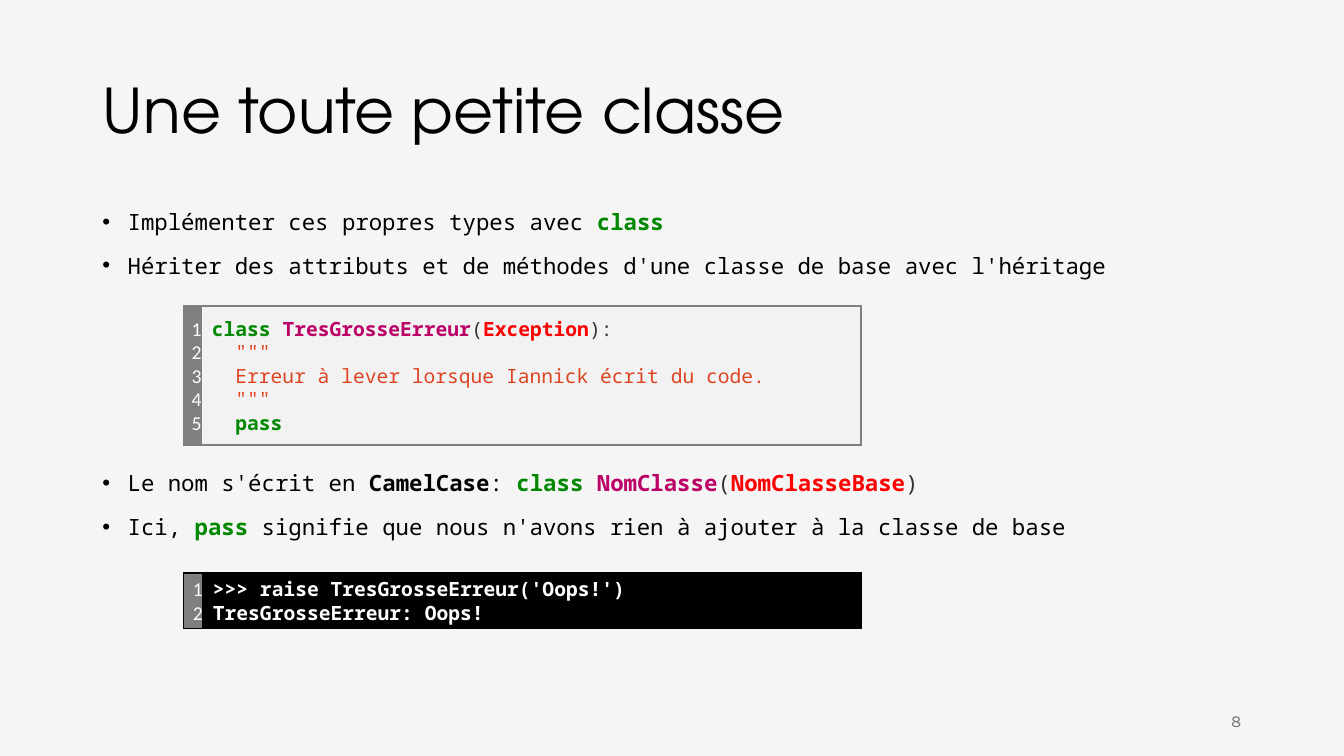
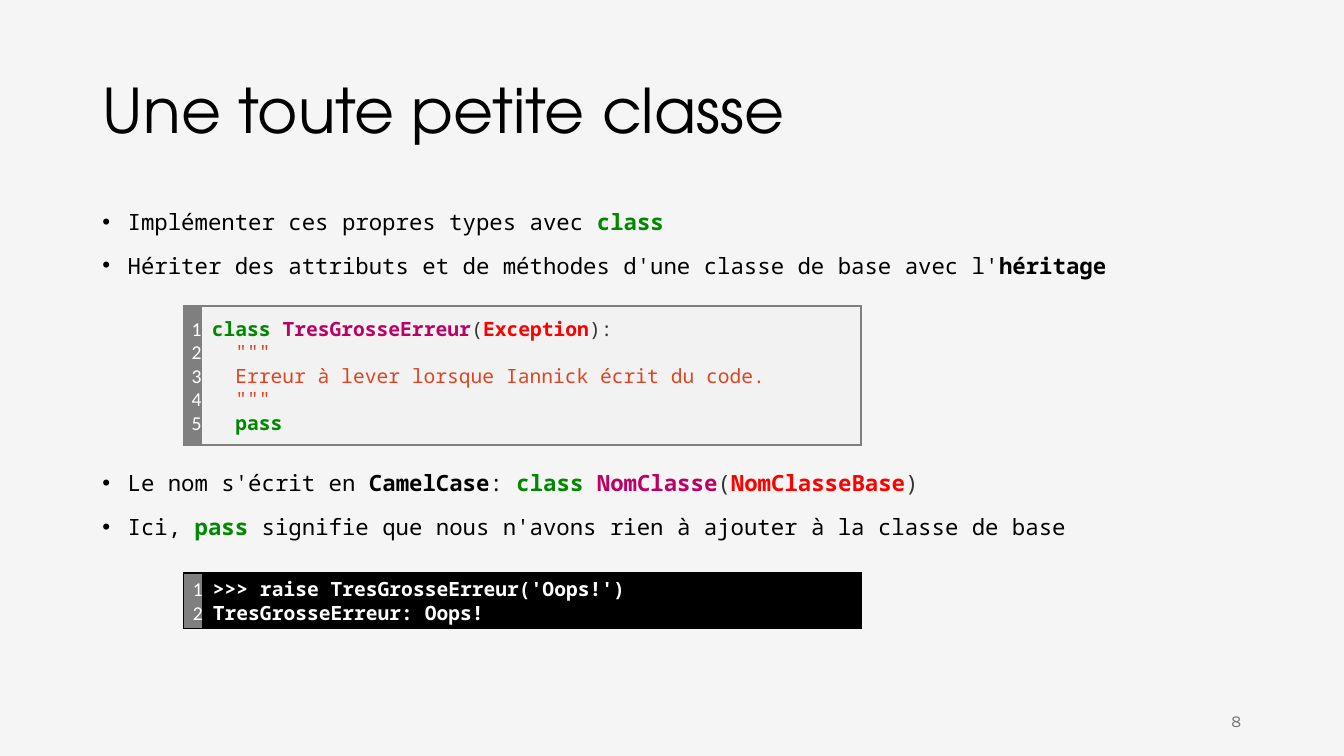
Before and after one commit to iannickgagnon/sagedays_iannick_2026, a slide deck: slide 8 of python_2/presentation_python_2.pptx. Drawn at 1344x756 pixels with LibreOffice and Linux fonts; fonts in the diff are those of the drawing. Boxes give left, top, right and bottom in pixels: in the first picture for what was removed or moved away, otherwise in the second. Text is boxed around its words. In the diff, an @@ line names an element or a change of style, - is before the commit and + after.

```diff
--- a/python_2/presentation_python_2.pptx
+++ b/python_2/presentation_python_2.pptx
@@ text at <box>128,256,1107,279</box>: bold on in "l'héritage" @@
```
Also in this commit, not shown: 1 slide added.
